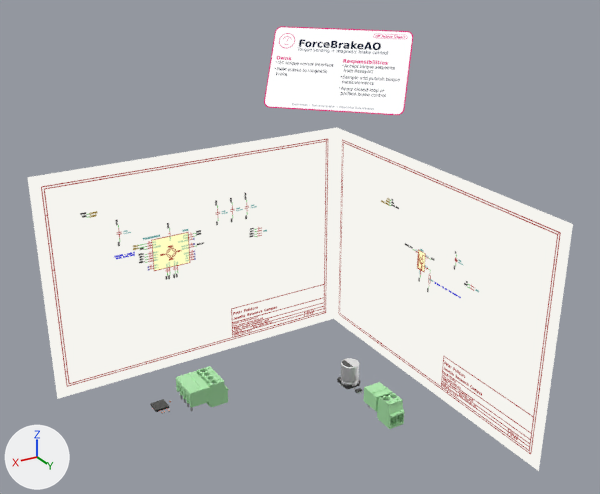
A saved change to the Blender file assets/compiled/blend/force-brake-ao.blend.
Rendered twice from a 50 mm lens placed at (624.0, 941.0, 603.0), pointed at (153.0, 156.0, 211.0). Every picture has the same lights, and +X, +Y and +Z are marked at lower left.

The first picture shows 'INST_left_electrical', 'INST_right_electrical', 'SCHEM_CENTER', 'SCHEM_LEFT', 'SCHEM_RIGHT'.
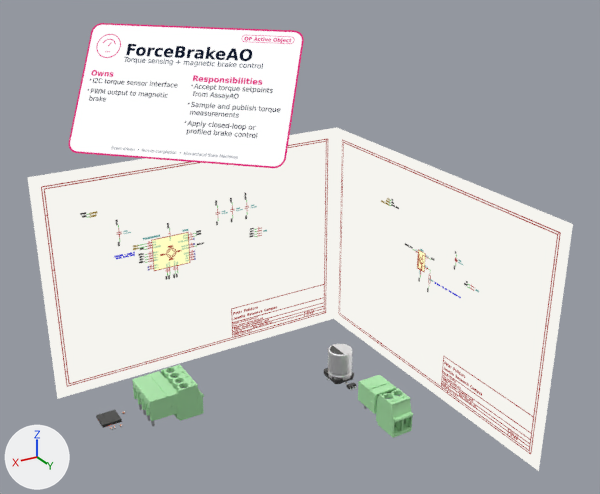
ob_piv_left_electrical is not drawn itself; it is the parent of ob_rot_left_electrical.
ob_rot_left_electrical is not drawn itself; it is the parent of ob_off_left_electrical.
ob_piv_right_electrical is not drawn itself; it is the parent of ob_rot_right_electrical.
ob_rot_right_electrical is not drawn itself; it is the parent of ob_off_right_electrical.

What differs and where, as boxes [x1, y1, x2, y2] in the pictures (600 x 494 px):
'IMG_FREE_00', added: after [68, 23, 304, 168]
'SCHEM_CENTER', deleted: before [264, 26, 413, 115]
'INST_left_electrical', moved, rescaled (36% wider, 35% taller): before [150, 366, 229, 414]; after [96, 365, 204, 430]
'INST_right_electrical', moved, rescaled (30% wider, 32% taller): before [337, 358, 405, 429]; after [324, 344, 413, 438]

The edits, one by one:
Mesh me_img_free_00_mesh is new.
It has 4 vertices, 1 face and spans x -140.0..140.0, y -88.0..88.0, z 0.0.
It uses material mat_mat_schem_center.
Object 'SCHEM_CENTER' (ob_schem_center) is deleted.
Object 'PIV_left_electrical' (ob_piv_left_electrical) moves from (350.0, 25.0, 0.0) to (425.0, 0.0, 0.0).
Object 'ROT_left_electrical' (ob_rot_left_electrical) is rescaled from (3.0, 3.0, 3.0) to (4.0, 4.0, 4.0).
Object 'PIV_right_electrical' (ob_piv_right_electrical) moves from (75.0, 150.0, 0.0) to (75.0, 125.0, 0.0).
Object 'ROT_right_electrical' (ob_rot_right_electrical) is rescaled from (3.0, 3.0, 3.0) to (4.0, 4.0, 4.0).
Object 'IMG_FREE_00' (ob_img_free_00) is new; it shows me_img_free_00_mesh.
Its parent is ob_rig_electro_mech_root.
Its location is (225.0, 0.0, 375.0).
Its rotation in degrees is (55, 0, 135).
Its visible shadow is False.
